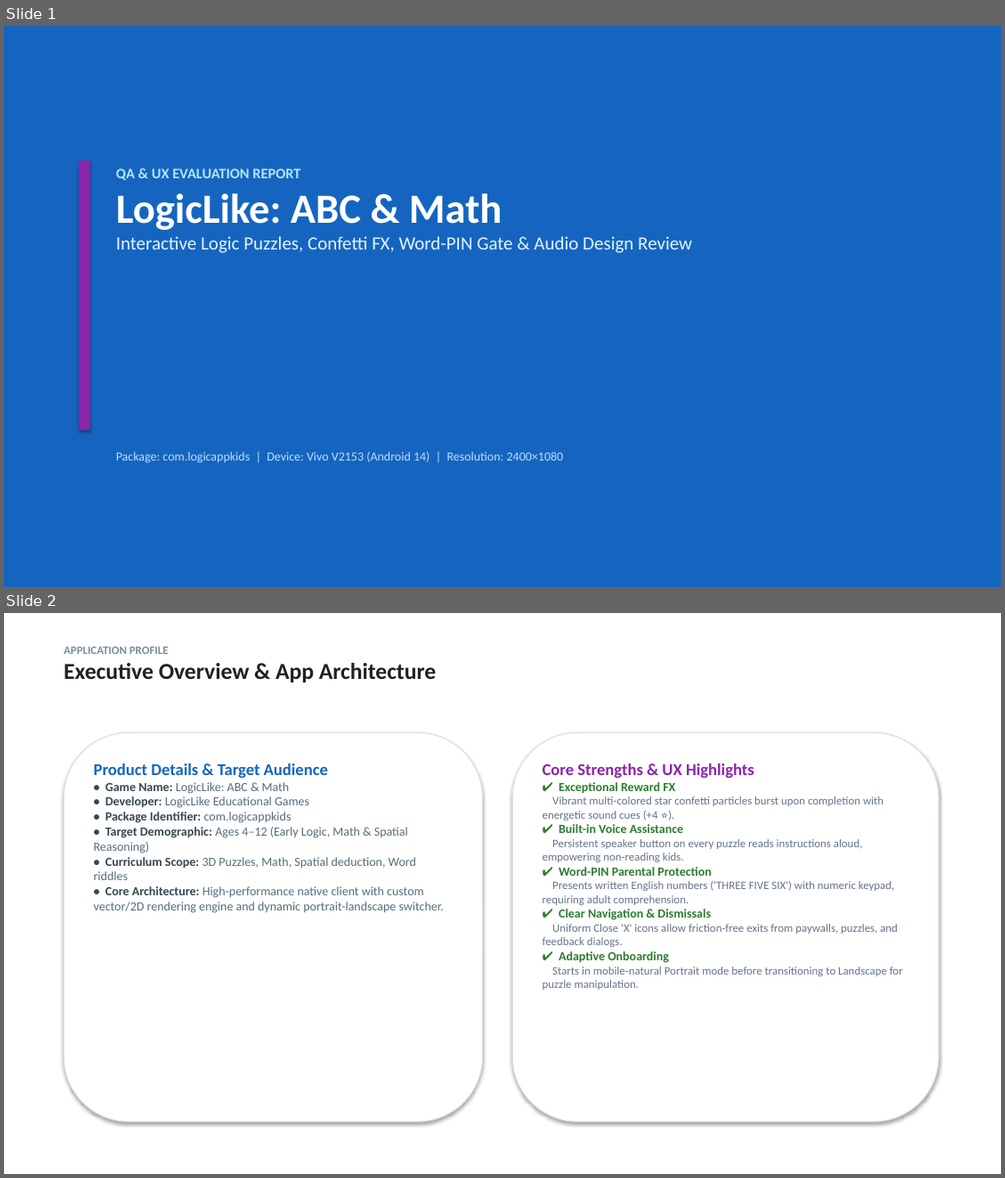
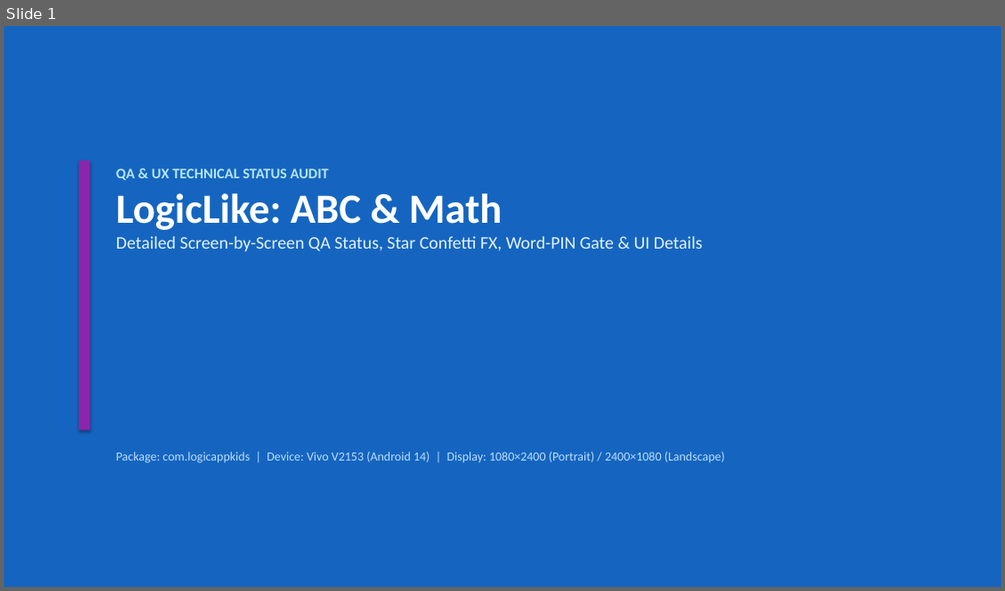
Before and after one commit to ananddub/game-qa-review-3g1j37, a slide deck: LogicLike_ABC_and_Math.pptx. Shown one above the other, each under a label of ours: slides 1 and 2 before the commit, slide 1 after it. The pictures are 1005x1178 and 1005x591 pixels, drawn with LibreOffice and Linux fonts; fonts in the diff are those of the drawing. Boxes give left, top, right and bottom in pixels: in the first picture for what was removed or moved away, otherwise in the second. Text is boxed around its words. In the diff, an @@ line names an element or a change of style, - is before the commit and + after.

Commit message:
Remove all suggestions/recommendations; update slides to focus purely on detailed screen statuses, UI elements, and technical parameters

```diff
--- a/LogicLike_ABC_and_Math.pptx
+++ b/LogicLike_ABC_and_Math.pptx
@@ slide 2 removed at (4, 613, 1001, 1174), background #FFFFFF @@
@@ text removed at (64, 646, 437, 682) @@
-APPLICATION PROFILE
-Executive Overview & App Architecture
@@ rounded rectangle removed at (64, 732, 483, 1121) @@
@@ rounded rectangle removed at (512, 732, 938, 1121) @@
@@ text removed at (94, 763, 444, 913) @@
-Product Details & Target Audience
-• Game Name: LogicLike: ABC & Math
-• Developer: LogicLike Educational Games
-• Package Identifier: com.logicappkids
-• Target Demographic: Ages 4–12 (Early Logic, Math & Spatial Reasoning)
-• Curriculum Scope: 3D Puzzles, Math, Spatial deduction, Word riddles
-• Core Architecture: High-performance native client with custom vector/2D rendering engine and dynamic portrait-landscape switcher.
@@ text removed at (542, 763, 903, 989) @@
-Core Strengths & UX Highlights
-✔ Exceptional Reward FX
-Vibrant multi-colored star confetti particles burst upon completion with energetic sound cues (+4 ⭐).
-✔ Built-in Voice Assistance
-Persistent speaker button on every puzzle reads instructions aloud, empowering non-reading kids.
-✔ Word-PIN Parental Protection
-Presents written English numbers ('THREE FIVE SIX') with numeric keypad, requiring adult comprehension.
-✔ Clear Navigation & Dismissals
-Uniform Close 'X' icons allow friction-free exits from paywalls, puzzles, and feedback dialogs.
-✔ Adaptive Onboarding
-Starts in mobile-natural Portrait mode before transitioning to Landscape for puzzle manipulation.
@@ slide 1 changed as well @@
@@ text at (116, 168, 329, 180): text changed @@
-QA & UX EVALUATION REPORT
+QA & UX TECHNICAL STATUS AUDIT
@@ text at (116, 236, 703, 251): text changed; size 18 to 17 pt @@
-Interactive Logic Puzzles, Confetti FX, Word-PIN Gate & Audio Design Review
+Detailed Screen-by-Screen QA Status, Star Confetti FX, Word-PIN Gate & UI Details
@@ text at (116, 451, 725, 463): text changed @@
-Package: com.logicappkids | Device: Vivo V2153 (Android 14) | Resolution: 2400×1080
+Package: com.logicappkids | Device: Vivo V2153 (Android 14) | Display: 1080×2400 (Portrait) / 2400×1080 (Landscape)
```
Also in this commit, not shown: 1 other slide changed, 5 slides added, 5 other slides removed, 2 other files.
